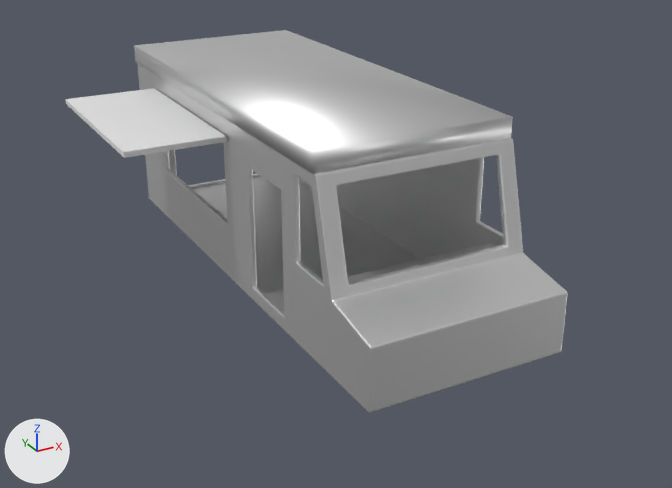
The FBX model Assets/Models/FoodTruck/FoodTruck.fbx as it was, and as the next commit left it.
Camera for both pictures: a camera (50 mm lens) standing at (-8.38, -16.74, 8.34) and looking at (-0.2, -1.87, 0.91). The axes (+X, +Y, +Z) are drawn at lower left. The lights are the same throughout. The first picture is the older version. Vertices at exactly the same position are counted once.

The first picture shows 'Cube', 'FoodTruck', 'Roof'.
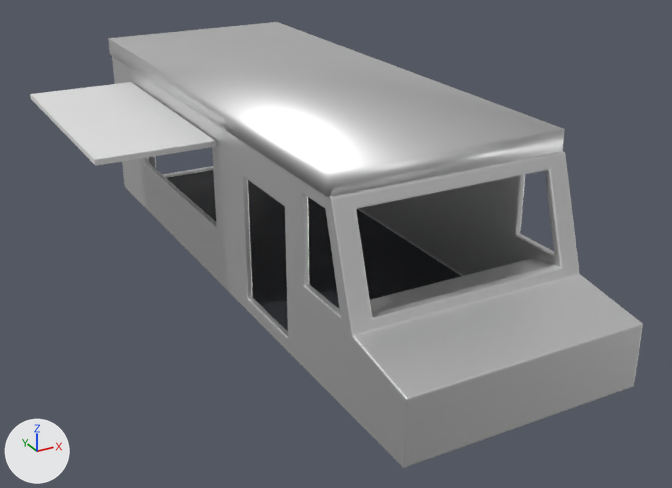
What differs and where, as boxes [x1, y1, x2, y2] in the pictures (672 x 488 px; the box of a moved part takes in the faces that stretch with it):
```json
{"object": "FoodTruck", "change": "reshaped, recoloured, moved", "before": [137, 63, 568, 413], "after": [112, 56, 643, 468], "on screen": "23% wider, 18% taller"}
{"object": "Roof", "change": "reshaped", "before": [134, 30, 513, 174], "after": [108, 22, 565, 197], "on screen": "21% wider, 21% taller"}
{"object": "Cube", "change": "moved, rescaled", "before": [66, 88, 227, 158], "after": [30, 82, 216, 166], "on screen": "15% wider, 20% taller"}
{"part": 2, "of": "me_cube_006", "change": "moved or reshaped", "before": [137, 63, 568, 413], "after": [112, 56, 643, 468]}
{"part": 3, "of": "me_cube_006", "change": "recoloured", "before": [193, 177, 420, 311], "after": [167, 170, 461, 331], "on screen": "grey to black"}
```

Scene script edits in JSON lines:
```json
{"op": "add", "block": "img_rubber004_1k_png_color_png", "code": ["img_rubber004_1k_png_color_png = load_image('Rubber004_1K-PNG_Color.png', 'Rubber004_1K-PNG_Color.png', 1024, 1024, 'sRGB')"]}
{"op": "add", "block": "img_rubber004_1k_png_roughness_png", "code": ["img_rubber004_1k_png_roughness_png = load_image('Rubber004_1K-PNG_Roughness.png', 'Rubber004_1K-PNG_Roughness.png', 1024, 1024, 'Non-Color')"]}
{"op": "add", "block": "mat_rubber", "code": ["mat_rubber = bpy.data.materials.new('Rubber')", "# uses the picture img_rubber004_1k_png_color_png", "# uses the picture img_rubber004_1k_png_roughness_png"]}
{"block": "me_cube_007", "where": "# used by ob_roof; location = (0.0, 0.0, 0.0)"}
{"op": "remove", "block": "me_cube_007", "code": "me_cube_007.from_pydata(...)  # 8 vertices, 6 faces; spans x -1.98..1.98, y -4.33..4.72, z 3.44..3.83"}
{"op": "add", "block": "me_cube_007", "code": "me_cube_007.from_pydata(...)  # 8 vertices, 6 faces; spans x -2.26..2.26, y -5.35..5.84, z 3.44..3.83"}
{"block": "me_cube_007", "change": "me_cube_007 part 1"}
{"op": "set", "path": "me_cube_007.vertices[0].co", "old": "(1.98, -4.33, 3.44)", "new": "(2.26, -5.35, 3.44)", "note": "pixel (511, 138) -> pixel (562, 151)"}
{"op": "set", "path": "me_cube_007.vertices[1].co", "old": "(1.98, -4.33, 3.83)", "new": "(2.26, -5.35, 3.83)", "note": "pixel (512, 116) -> pixel (564, 129)"}
{"op": "set", "path": "me_cube_007.vertices[2].co", "old": "(1.98, 4.72, 3.44)", "new": "(2.26, 5.84, 3.44)"}
{"op": "set", "path": "me_cube_007.vertices[3].co", "old": "(1.98, 4.72, 3.83)", "new": "(2.26, 5.84, 3.83)", "note": "pixel (285, 29) -> pixel (276, 21)"}
{"op": "set", "path": "me_cube_007.vertices[4].co", "old": "(-1.98, -4.33, 3.44)", "new": "(-2.26, -5.35, 3.44)", "note": "pixel (312, 173) -> pixel (327, 197)"}
{"op": "set", "path": "me_cube_007.vertices[5].co", "old": "(-1.98, -4.33, 3.83)", "new": "(-2.26, -5.35, 3.83)", "note": "pixel (312, 150) -> pixel (327, 172)"}
{"op": "set", "path": "me_cube_007.vertices[6].co", "old": "(-1.98, 4.72, 3.44)", "new": "(-2.26, 5.84, 3.44)", "note": "pixel (135, 62) -> pixel (109, 54)"}
{"op": "set", "path": "me_cube_007.vertices[7].co", "old": "(-1.98, 4.72, 3.83)", "new": "(-2.26, 5.84, 3.83)", "note": "pixel (134, 45) -> pixel (108, 38)"}
{"block": "me_cube_006", "where": "# used by ob_foodtruck; location = (0.03, -0.04, -0.01)"}
{"op": "remove", "block": "me_cube_006", "code": "me_cube_006.from_pydata(...)  # 538 vertices, 502 faces; spans x -1.98..1.98, y -6.08..4.75, z 0.0..3.45"}
{"op": "add", "block": "me_cube_006", "code": "me_cube_006.from_pydata(...)  # 538 vertices, 502 faces; spans x -2.23..2.29, y -7.57..5.83, z -0.01..3.44"}
{"block": "me_cube_006", "change": "me_cube_006 part 2: 538 of 538 vertices moved; they spanned x -1.98..1.98, y -6.08..4.75, z 0.0..3.45 and now span x -2.23..2.29, y -7.57..5.83, z -0.01..3.44; mean shift (-0.03, -0.45, -0.01)"}
{"block": "me_cube_006", "change": "me_cube_006 part 3: all 9 faces centred in x -1.85..1.85, y -5.04..4.63, z 0.1..0.11 switch from mat_material_001 to mat_rubber"}
{"op": "set", "path": "ob_foodtruck.location", "old": "(0.03, -0.04, -0.01)", "new": "(0.0, 0.0, 0.0)"}
{"op": "set", "path": "ob_cube.location", "old": "(-0.13, 0.0, 0.0)", "new": "(-0.15, 0.0, 0.0)"}
{"op": "set", "path": "ob_cube.scale", "old": "(1.0, 1.0, 1.0)", "new": "(1.14, 1.24, 1.0)"}
```
